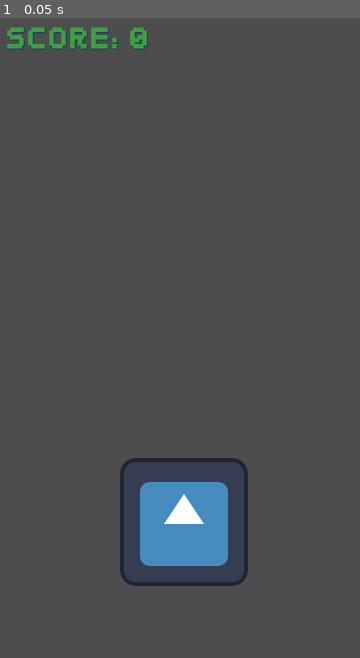
Above: before the commit, frame 1.
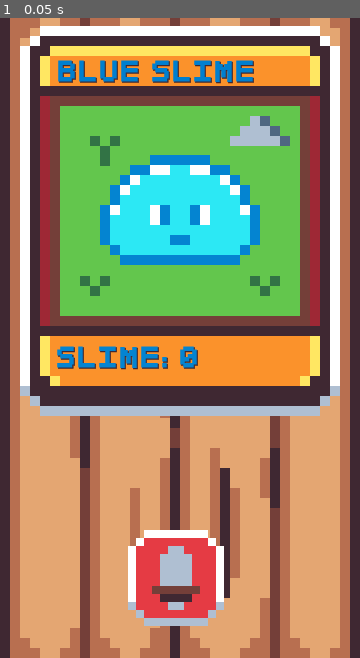
Above: after the commit, the same moment.

Repository: CAPIBARAGAMES/PushTheButton
Game: Godot game, scene res://scenas/main.tscn
The game is run twice, just before and just after one commit, with the same random seed, the same clock (stepped at 60 frames per second) and the same inputs. The engine's default icon, where the game draws it, is replaced by a stand-in: a white triangle on a blue panel in a dark square.
Inputs:
- Up to frame 1 (0.05 s): no input

The runs differ from the first frame. In frame 1, 100% of the frame differs, in the area x 0-100%, y 0-100%.

Commit message:
Se completaron las interefaz y las imagenes
En este puntpo el sistema esta funcionando, falta pulir cosas como el socre limite y el balance de ganancias.
Se cuenta con imagenes.

Diff:
--- /dev/null
+++ b/fonts/Tema fuentes.tres
@@ -0,0 +1,6 @@
+[gd_resource type="Theme" load_steps=2 format=3 uid="uid://td60q6m46vis"]
+
+[ext_resource type="FontFile" uid="uid://cplkxvh0mq26f" path="res://fonts/ChillPixels-Mono.otf" id="1_xwkkw"]
+
+[resource]
+default_font = ExtResource("1_xwkkw")
--- a/project.godot
+++ b/project.godot
@@ -20,10 +20,6 @@
 
 Global="*res://scripts/GLOBAL.gd"
 
-[debug]
-
-settings/stdout/print_fps=true
-
 [display]
 
 window/size/viewport_width=360
--- a/scenas/main.tscn
+++ b/scenas/main.tscn
@@ -1,8 +1,42 @@
-[gd_scene load_steps=4 format=3 uid="uid://dtf7hgs44q8yy"]
+[gd_scene load_steps=13 format=3 uid="uid://dtf7hgs44q8yy"]
 
 [ext_resource type="Script" path="res://scripts/main.gd" id="1_1ia6c"]
 [ext_resource type="FontFile" uid="uid://cplkxvh0mq26f" path="res://fonts/ChillPixels-Mono.otf" id="1_suueo"]
-[ext_resource type="Texture2D" uid="uid://bmral5wwd0rv0" path="res://icon.svg" id="2_76r3n"]
+[ext_resource type="Texture2D" uid="uid://c7u1xufp18uxn" path="res://assets/Button.png" id="2_r1qgg"]
+[ext_resource type="Texture2D" uid="uid://dd0w5bvfl3cx" path="res://assets/ButtonPush.png" id="3_3i3yj"]
+[ext_resource type="Texture2D" uid="uid://yh03qexw51ef" path="res://assets/BG.png" id="4_4jxot"]
+[ext_resource type="Theme" uid="uid://td60q6m46vis" path="res://fonts/Tema fuentes.tres" id="4_fhb4f"]
+[ext_resource type="Texture2D" uid="uid://bt2cfmnqgib55" path="res://assets/Card.png" id="6_ff2nf"]
+[ext_resource type="Texture2D" uid="uid://d2ois4scda6ss" path="res://assets/Slime-Sheet.png" id="7_rxt35"]
+
+[sub_resource type="AtlasTexture" id="AtlasTexture_f4fxv"]
+atlas = ExtResource("7_rxt35")
+region = Rect2(0, 0, 18, 13)
+
+[sub_resource type="AtlasTexture" id="AtlasTexture_6pv8r"]
+atlas = ExtResource("7_rxt35")
+region = Rect2(18, 0, 18, 13)
+
+[sub_resource type="AtlasTexture" id="AtlasTexture_mygg4"]
+atlas = ExtResource("7_rxt35")
+region = Rect2(0, 0, 18, 13)
+
+[sub_resource type="SpriteFrames" id="SpriteFrames_wwb40"]
+animations = [{
+"frames": [{
+"duration": 1.0,
+"texture": SubResource("AtlasTexture_f4fxv")
+}, {
+"duration": 1.0,
+"texture": SubResource("AtlasTexture_6pv8r")
+}, {
+"duration": 1.0,
+"texture": SubResource("AtlasTexture_mygg4")
+}],
+"loop": false,
+"name": &"damage",
+"speed": 12.0
+}]
 
 [node name="main" type="Control"]
 layout_mode = 3
@@ -25,13 +59,17 @@
 size_flags_vertical = 8
 
 [node name="PushButton" type="TouchScreenButton" parent="HBoxContainer"]
-position = Vector2(-60, -60)
-texture_normal = ExtResource("2_76r3n")
+position = Vector2(-52, 12)
+scale = Vector2(8, 8)
+texture_normal = ExtResource("2_r1qgg")
+texture_pressed = ExtResource("3_3i3yj")
 
 [node name="MarginContainer" type="MarginContainer" parent="."]
 layout_mode = 0
-offset_right = 40.0
-offset_bottom = 40.0
+offset_left = 50.0
+offset_top = 319.0
+offset_right = 420.0
+offset_bottom = 359.0
 theme_override_constants/margin_left = 5
 theme_override_constants/margin_top = 5
 theme_override_constants/margin_right = 5
@@ -45,11 +83,12 @@
 unique_name_in_owner = true
 layout_mode = 2
 size_flags_horizontal = 0
-theme_override_colors/font_color = Color(0.25098, 0.623529, 0.258824, 1)
-theme_override_colors/font_shadow_color = Color(0.117647, 0.25098, 0.356863, 1)
+theme = ExtResource("4_fhb4f")
+theme_override_colors/font_color = Color(0.0156863, 0.517647, 0.819608, 1)
+theme_override_colors/font_shadow_color = Color(0.247059, 0.156863, 0.196078, 1)
 theme_override_fonts/font = ExtResource("1_suueo")
 theme_override_font_sizes/font_size = 30
-text = "SCORE:0"
+text = "SLIME:0"
 
 [node name="MarginUpgrades" type="MarginContainer" parent="."]
 layout_mode = 1
@@ -65,4 +104,36 @@
 size_flags_horizontal = 4
 theme_override_constants/separation = 9
 
+[node name="ParallaxBackground" type="ParallaxBackground" parent="."]
+
+[node name="Sprite2D" type="Sprite2D" parent="ParallaxBackground"]
+position = Vector2(180, 320)
+scale = Vector2(10, 10)
+texture = ExtResource("4_4jxot")
+
+[node name="Card" type="Sprite2D" parent="ParallaxBackground"]
+position = Vector2(180, 208)
+scale = Vector2(10, 10)
+texture = ExtResource("6_ff2nf")
+
+[node name="slime" type="AnimatedSprite2D" parent="."]
+position = Vector2(180, 192)
+scale = Vector2(10, 10)
+sprite_frames = SubResource("SpriteFrames_wwb40")
+animation = &"damage"
+frame = 2
+frame_progress = 1.0
+
+[node name="NameCretur" type="Label" parent="."]
+layout_mode = 0
+offset_left = 56.0
+offset_top = 38.0
+offset_right = 256.0
+offset_bottom = 68.0
+theme = ExtResource("4_fhb4f")
+theme_override_colors/font_color = Color(0, 0.498039, 0.811765, 1)
+theme_override_colors/font_shadow_color = Color(0.247059, 0.156863, 0.196078, 1)
+theme_override_font_sizes/font_size = 30
+text = "BLUE SLIME"
+
 [connection signal="pressed" from="HBoxContainer/PushButton" to="." method="_on_push_button_pressed"]
--- a/scripts/main.gd
+++ b/scripts/main.gd
@@ -21,6 +21,7 @@
 #Aumenta el escore y llama funcion para actualizar
 func _on_push_button_pressed():
 	Global.score += Global.val_for_click
+	$slime.play("damage")
 	if new_button1 == false:
 		new_up_button1()
 	if new_button2 == false:
@@ -37,7 +38,7 @@
 
 #Actualiza la label de score
 func score_update():
-	%score.text = "SCORE:" + str(Global.score)
+	%score.text = "SLIME:" + str(Global.score)
 
 
 
--- a/scripts/upgrade_1.gd
+++ b/scripts/upgrade_1.gd
@@ -14,4 +14,4 @@
 func actualizarscore():
 	var label_node = Global.get_main_score()
 	if label_node:
-		label_node.text = "SCORE:" + str (Global.score)
+		label_node.text = "SLIME:" + str (Global.score)
--- a/scripts/upgrade_2.gd
+++ b/scripts/upgrade_2.gd
@@ -12,7 +12,7 @@
 func actualizarscore():
 	var label_node = Global.get_main_score()
 	if label_node:
-		label_node.text = "SCORE:" + str (Global.score)
+		label_node.text = "SLIME:" + str (Global.score)
 
 
 
--- a/scripts/upgrade_3.gd
+++ b/scripts/upgrade_3.gd
@@ -12,7 +12,7 @@
 func actualizarscore():
 	var label_node = Global.get_main_score()
 	if label_node:
-		label_node.text = "SCORE:" + str (Global.score)
+		label_node.text = "SLIME:" + str (Global.score)
 
 
 func _on_pressed():
--- a/scripts/upgrade_4.gd
+++ b/scripts/upgrade_4.gd
@@ -12,7 +12,7 @@
 func actualizarscore():
 	var label_node = Global.get_main_score()
 	if label_node:
-		label_node.text = "SCORE:" + str (Global.score)
+		label_node.text = "SLIME:" + str (Global.score)
 
 
 func _on_pressed():
--- a/scripts/upgrade_5.gd
+++ b/scripts/upgrade_5.gd
@@ -10,7 +10,7 @@
 func actualizarscore():
 	var label_node = Global.get_main_score()
 	if label_node:
-		label_node.text = "SCORE:" + str (Global.score)
+		label_node.text = "SLIME:" + str (Global.score)
 
 
 func _on_pressed():
--- a/scripts/upgrade_6.gd
+++ b/scripts/upgrade_6.gd
@@ -12,7 +12,7 @@
 func actualizarscore():
 	var label_node = Global.get_main_score()
 	if label_node:
-		label_node.text = "SCORE:" + str (Global.score)
+		label_node.text = "SLIME:" + str (Global.score)
 
 
 
Binary file added: assets/BG.png
Not shown, added: assets/BG.png.import
Binary file added: assets/Button.png
Not shown, added: assets/Button.png.import
Binary file added: assets/ButtonPush.png
Not shown, added: assets/ButtonPush.png.import
Binary file added: assets/Card.png
Not shown, added: assets/Card.png.import
Binary file added: assets/Slime-Sheet.png
Not shown, added: assets/Slime-Sheet.png.import
Binary file added: assets/upgrades.png
Not shown, added: assets/upgrades.png.import
(and 10 more such lines)
